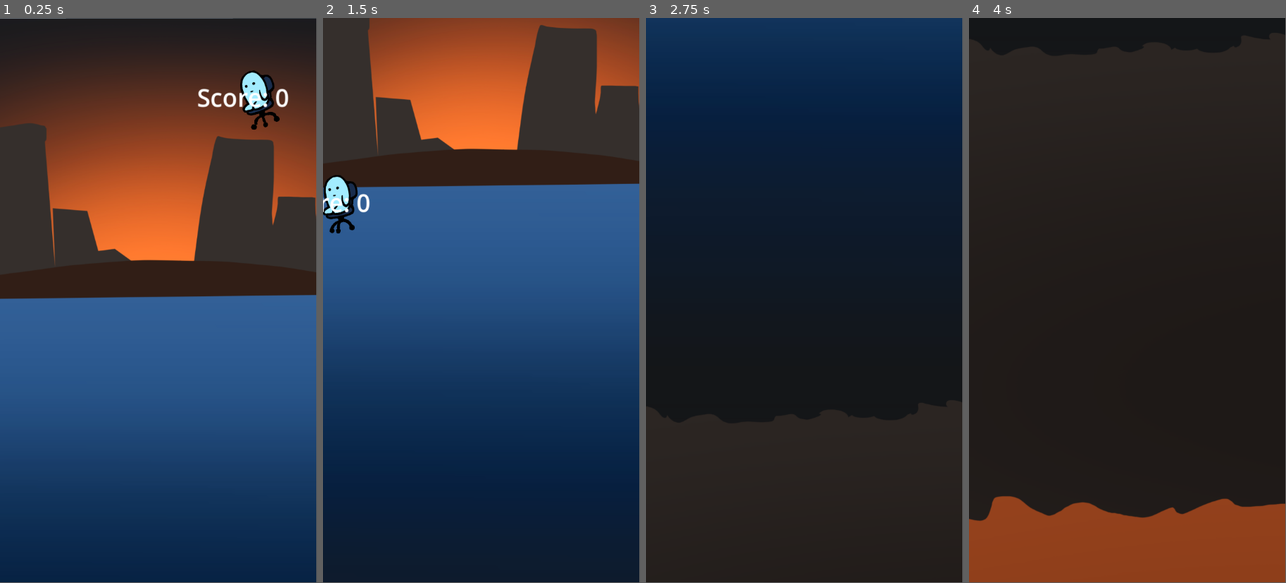
Above: before the commit, frames 1-4 (left to right).
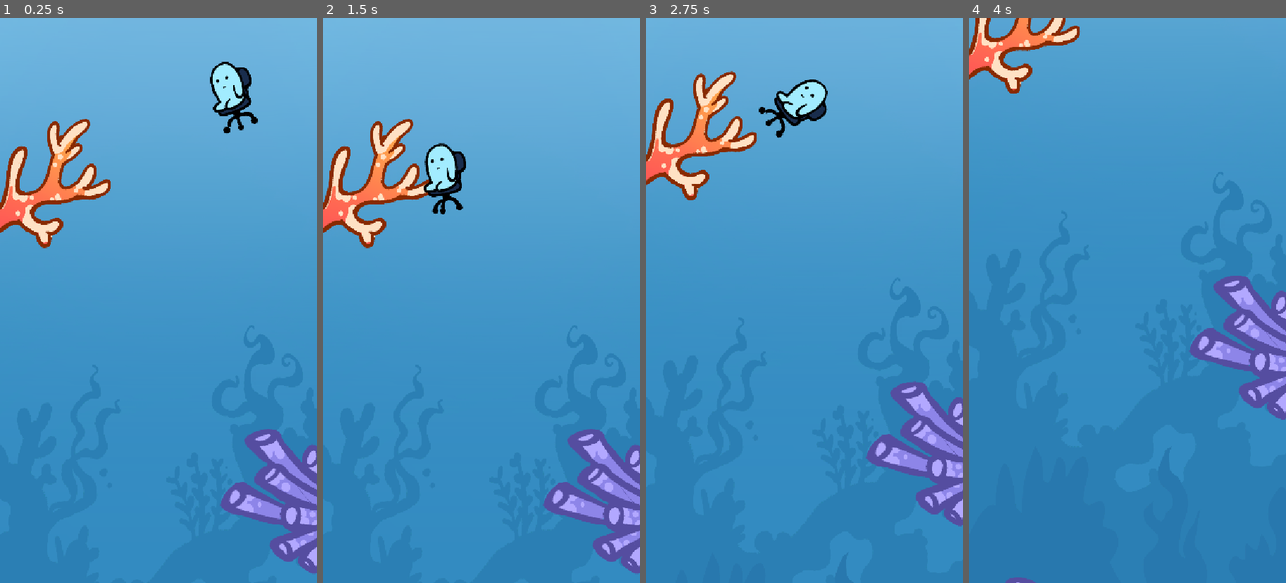
Above: after the commit, the same moments.

Repository: izzqz/to-the-core
Game: Godot game, scene res://main.tscn
Same seed, same stepped clock (60 frames per second), same inputs: the game is played once before the commit and once after it.
Inputs:
- Up to frame 1 (0.25 s): no input
- Up to frame 2 (1.5 s): hold Space (flap) 0.53-1.28 s; tap Space (flap) at 1.35 s
- Up to frame 3 (2.75 s): tap Space (flap) at 1.52, 1.82 s; hold Space (flap) from 2.03 s (still down)
- Up to frame 4 (4 s): release Space (flap) at 2.78 s; tap Space (flap) at 2.85, 3.02, 3.32 s; hold Space (flap) from 3.53 s (still down)
The window is 449x799 before the commit and 450x800 after it. Grey fills any space a smaller window leaves; there, only what the larger window draws over its background counts as a difference.

The runs differ from the first frame. In frame 1, 100% of the frame differs, in the area x 0-100%, y 0-100%; in frame 2, 100%; in frame 3, 100%; in frame 4, 100%.

Commit message:
hihihiha

Diff:
--- a/main.tscn
+++ b/main.tscn
@@ -1,6 +1,7 @@
-[gd_scene load_steps=5 format=3 uid="uid://bw8x5ot16f4vr"]
+[gd_scene load_steps=6 format=3 uid="uid://bw8x5ot16f4vr"]
 
-[ext_resource type="Texture2D" uid="uid://dgfyuw5bh5ai7" path="res://assets/background.png" id="1_0xm2m"]
+[ext_resource type="Script" uid="uid://bnkgsbtg1px2l" path="res://scripts/game.gd" id="1_1bvp3"]
+[ext_resource type="Texture2D" uid="uid://bh8n8ctg4sg1j" path="res://assets/level_1.png" id="1_h2yge"]
 [ext_resource type="PackedScene" uid="uid://cry565eg4xaqi" path="res://scenes/player.tscn" id="1_ig7tw"]
 [ext_resource type="Script" uid="uid://pg3ccvcckuel" path="res://scripts/obstacle.gd" id="2_h2yge"]
 
@@ -8,21 +9,31 @@
 size = Vector2(392.224, 706.761)
 
 [node name="Game" type="Node2D"]
+script = ExtResource("1_1bvp3")
 metadata/_edit_lock_ = true
 
 [node name="Background" type="Sprite2D" parent="."]
-position = Vector2(64.9276, 30.9896)
-scale = Vector2(0.606513, 0.590278)
-texture = ExtResource("1_0xm2m")
+position = Vector2(132.693, -729.221)
+scale = Vector2(0.450838, 0.450838)
+texture = ExtResource("1_h2yge")
 offset = Vector2(423, 4178)
-metadata/_edit_lock_ = true
 
 [node name="Area2D" type="Area2D" parent="Background" groups=["obstacle"]]
 script = ExtResource("2_h2yge")
 
 [node name="CollisionShape2D" type="CollisionShape2D" parent="Background/Area2D" groups=["obstacle"]]
-position = Vector2(69.3678, 2105.8)
+position = Vector2(-125.803, 2453.17)
 rotation = 0.685646
+shape = SubResource("RectangleShape2D_0xm2m")
+
+[node name="CollisionShape2D2" type="CollisionShape2D" parent="Background/Area2D" groups=["obstacle"]]
+position = Vector2(1087.3, 3861.72)
+rotation = -0.917145
+shape = SubResource("RectangleShape2D_0xm2m")
+
+[node name="CollisionShape2D3" type="CollisionShape2D" parent="Background/Area2D" groups=["obstacle"]]
+position = Vector2(1087.3, 3861.72)
+rotation = -0.917145
 shape = SubResource("RectangleShape2D_0xm2m")
 
 [node name="Player" parent="." instance=ExtResource("1_ig7tw")]
--- a/project.godot
+++ b/project.godot
@@ -23,7 +23,8 @@
 
 window/size/viewport_width=648
 window/size/viewport_height=1152
-window/stretch/aspect="keep_width"
+window/size/mode=2
+window/stretch/mode="canvas_items"
 window/handheld/orientation=1
 
 [global_group]
@@ -37,6 +38,16 @@
 "events": [Object(InputEventKey,"resource_local_to_scene":false,"resource_name":"","device":-1,"window_id":0,"alt_press …(191 unchanged characters)…
 ]
 }
+debug_restart={
+"deadzone": 0.2,
+"events": [Object(InputEventKey,"resource_local_to_scene":false,"resource_name":"","device":-1,"window_id":0,"alt_pressed":false,"shift_pressed":false,"ctrl_pressed":false,"meta_pressed":false,"pressed":false,"keycode":0,"physical_keycode":82,"key_label":0,"unicode":114,"location":0,"echo":false,"script":null)
+]
+}
+debug_stop={
+"deadzone": 0.2,
+"events": [Object(InputEventKey,"resource_local_to_scene":false,"resource_name":"","device":-1,"window_id":0,"alt_pressed":false,"shift_pressed":false,"ctrl_pressed":false,"meta_pressed":false,"pressed":false,"keycode":0,"physical_keycode":83,"key_label":0,"unicode":115,"location":0,"echo":false,"script":null)
+]
+}
 
 [rendering]
 
--- a/scenes/player.tscn
+++ b/scenes/player.tscn
@@ -1,10 +1,9 @@
-[gd_scene load_steps=9 format=3 uid="uid://cry565eg4xaqi"]
+[gd_scene load_steps=11 format=3 uid="uid://cry565eg4xaqi"]
 
 [ext_resource type="Script" uid="uid://dxtj6i7m7gltf" path="res://scripts/player.gd" id="1_3vyb7"]
 [ext_resource type="Texture2D" uid="uid://cj6siiyy0e0d4" path="res://assets/player/player_frame_1.png" id="2_dqkch"]
 [ext_resource type="Texture2D" uid="uid://cst4vcdk6ll8l" path="res://assets/player/player_frame_2.png" id="3_qlg0r"]
 [ext_resource type="Texture2D" uid="uid://df31u1pdwb2a3" path="res://assets/player/player_frame_3.png" id="4_tuyoq"]
-[ext_resource type="PackedScene" uid="uid://74dbxxifoh4v" path="res://scenes/overlay.tscn" id="5_qlg0r"]
 
 [sub_resource type="CircleShape2D" id="CircleShape2D_dqkch"]
 radius = 27.0
@@ -27,18 +26,97 @@
 }]
 
 [sub_resource type="CircleShape2D" id="CircleShape2D_qlg0r"]
-radius = 28.0
+radius = 33.0151
+
+[sub_resource type="Animation" id="Animation_dqkch"]
+resource_name = "death"
+tracks/0/type = "bezier"
+tracks/0/imported = false
+tracks/0/enabled = true
+tracks/0/path = NodePath("AnimatedSprite2D:position:x")
+tracks/0/interp = 1
+tracks/0/loop_wrap = true
+tracks/0/keys = {
+"handle_modes": PackedInt32Array(0, 0),
+"points": PackedFloat32Array(33, -0.25, 0, 0, 222.758, 228, -0.5, -38.9141, 0.25, 0),
+"times": PackedFloat32Array(0, 1)
+}
+tracks/1/type = "bezier"
+tracks/1/imported = false
+tracks/1/enabled = true
+tracks/1/path = NodePath("AnimatedSprite2D:position:y")
+tracks/1/interp = 1
+tracks/1/loop_wrap = true
+tracks/1/keys = {
+"handle_modes": PackedInt32Array(0, 0),
+"points": PackedFloat32Array(55, -0.25, 0, 0.0666667, -265.219, -192, -0.8, 89.0234, 0.25, 0),
+"times": PackedFloat32Array(0, 1)
+}
+tracks/2/type = "bezier"
+tracks/2/imported = false
+tracks/2/enabled = true
+tracks/2/path = NodePath("AnimatedSprite2D:rotation")
+tracks/2/interp = 1
+tracks/2/loop_wrap = true
+tracks/2/keys = {
+"handle_modes": PackedInt32Array(0, 0),
+"points": PackedFloat32Array(0, -0.25, 0, 0.25, 0, 3.35103, -0.25, 0, 0.25, 0),
+"times": PackedFloat32Array(0, 1)
+}
+
+[sub_resource type="Animation" id="Animation_qlg0r"]
+length = 0.001
+tracks/0/type = "bezier"
+tracks/0/imported = false
+tracks/0/enabled = true
+tracks/0/path = NodePath("AnimatedSprite2D:position:x")
+tracks/0/interp = 1
+tracks/0/loop_wrap = true
+tracks/0/keys = {
+"handle_modes": PackedInt32Array(0),
+"points": PackedFloat32Array(33, -0.25, 0, 0.25, 0),
+"times": PackedFloat32Array(0)
+}
+tracks/1/type = "bezier"
+tracks/1/imported = false
+tracks/1/enabled = true
+tracks/1/path = NodePath("AnimatedSprite2D:position:y")
+tracks/1/interp = 1
+tracks/1/loop_wrap = true
+tracks/1/keys = {
+"handle_modes": PackedInt32Array(0),
+"points": PackedFloat32Array(55, -0.25, 0, 0.25, 0),
+"times": PackedFloat32Array(0)
+}
+tracks/2/type = "bezier"
+tracks/2/imported = false
+tracks/2/enabled = true
+tracks/2/path = NodePath("AnimatedSprite2D:rotation")
+tracks/2/interp = 1
+tracks/2/loop_wrap = true
+tracks/2/keys = {
+"handle_modes": PackedInt32Array(0),
+"points": PackedFloat32Array(0, -0.25, 0, 0.25, 0),
+"times": PackedFloat32Array(0)
+}
+
+[sub_resource type="AnimationLibrary" id="AnimationLibrary_tuyoq"]
+_data = {
+&"RESET": SubResource("Animation_qlg0r"),
+&"death": SubResource("Animation_dqkch")
+}
 
 [node name="Player" type="CharacterBody2D"]
 script = ExtResource("1_3vyb7")
 
 [node name="Hitbox" type="CollisionShape2D" parent="."]
+visible = false
 position = Vector2(31, 35)
 shape = SubResource("CircleShape2D_dqkch")
 
 [node name="AnimatedSprite2D" type="AnimatedSprite2D" parent="."]
 position = Vector2(33, 55)
-scale = Vector2(0.4325, 0.4325)
+scale = Vector2(0.52125, 0.52125)
 sprite_frames = SubResource("SpriteFrames_fjrip")
 autoplay = "default"
 frame = 2
@@ -47,9 +125,12 @@
 [node name="ColisionDetector" type="Area2D" parent="."]
 
 [node name="CollisionShape2D" type="CollisionShape2D" parent="ColisionDetector"]
-position = Vector2(32, 33)
+position = Vector2(41, 45)
 shape = SubResource("CircleShape2D_qlg0r")
 
-[node name="Overlay" parent="." instance=ExtResource("5_qlg0r")]
+[node name="AnimationPlayer" type="AnimationPlayer" parent="."]
+libraries = {
+&"": SubResource("AnimationLibrary_tuyoq")
+}
 
 [connection signal="area_entered" from="ColisionDetector" to="." method="_on_colision_detector_area_entered"]
--- /dev/null
+++ b/scripts/game.gd
@@ -0,0 +1,12 @@
+extends Node2D
+
+@onready var start_position = $Player.position
+
+func _input(event: InputEvent) -> void:
+	if event.is_action_pressed("debug_restart"):
+		$Player.position = start_position
+		$Player.is_alive = false
+		#$Player.restart()
+
+	if event.is_action_pressed("debug_stop"):
+		$Player.is_alive = false
--- a/scripts/player.gd
+++ b/scripts/player.gd
@@ -1,11 +1,13 @@
 extends CharacterBody2D
 
-@export var gravity: float = 400     # Adjust based on desired fall speed
-@export var move_speed: float = 400   # Horizontal movement speed
-@export var MAX_FALL_SPEED: float = 600  # Maximum falling speed
+@export var gravity: float = 200    # Adjust based on desired fall speed
+@export var move_speed: float = 200   # Horizontal movement speed
+@export var MAX_FALL_SPEED: float = 200  # Maximum falling speed
 @export var direction_change_speed: float = 10.0  # How quickly direction changes (higher = faster)
+
 @export var MAX_CHANGE_SPEED: float = 1800 # Maximum speed after direction change
-@export var MIN_CHANGE_SPEED: float = 500   # Minimum speed right after direction change
+@export var MIN_CHANGE_SPEED: float = 200   # Minimum speed right after direction change
+
 @export var speed_accel_rate: float = 1.5   # How quickly speed increases over time
 @export var time_to_max_speed: float = 0.5  # Time in seconds to reach max speed
 
@@ -15,8 +17,11 @@
 var direction_timer: float = 0.0     # Timer for tracking how long we've moved in same direction
 
 @onready var colision_shape: CollisionShape2D = $CollisionShape2D
+@onready var is_alive = true
 
 func _physics_process(delta: float) -> void:
+	if not is_alive:
+		return
 	# Apply gravity to vertical velocity with MAX_FALL_SPEED limit
 	velocity.y += gravity * delta
 	velocity.y = min(velocity.y, MAX_FALL_SPEED)
@@ -49,18 +54,33 @@
 
 	# Rotate sprite based on interpolated direction
 	$AnimatedSprite2D.rotation_degrees = current_direction * -20
+	Global.add_score(1)
+
 
 func _input(event: InputEvent) -> void:
 	if event.is_action_pressed("flap"):
 		target_direction *= -1
 		direction_timer = 0.0
 		current_speed = MIN_CHANGE_SPEED
+		if not is_alive:
+			restart()
+
+func restart() -> void:
+	is_alive = true
+	Global.reset_score()
+	$AnimationPlayer.play("RESET")
+	$AnimatedSprite2D.play("default")
 
 func game_over() -> void:
+	is_alive = false
+	play_dead()
 	print("Game Over!")
-
 
 func _on_colision_detector_area_entered(area: Area2D) -> void:
 	print(area)
 	if area.is_in_group("obstacle"):
 		game_over()
+
+func play_dead() -> void:
+	$AnimatedSprite2D.stop()
+	$AnimationPlayer.play("death")
Binary file added: assets/level_1.png
Not shown, added: assets/level_1.png.import
Not shown, added: export_presets.cfg
Not shown, added: scripts/game.gd.uid
